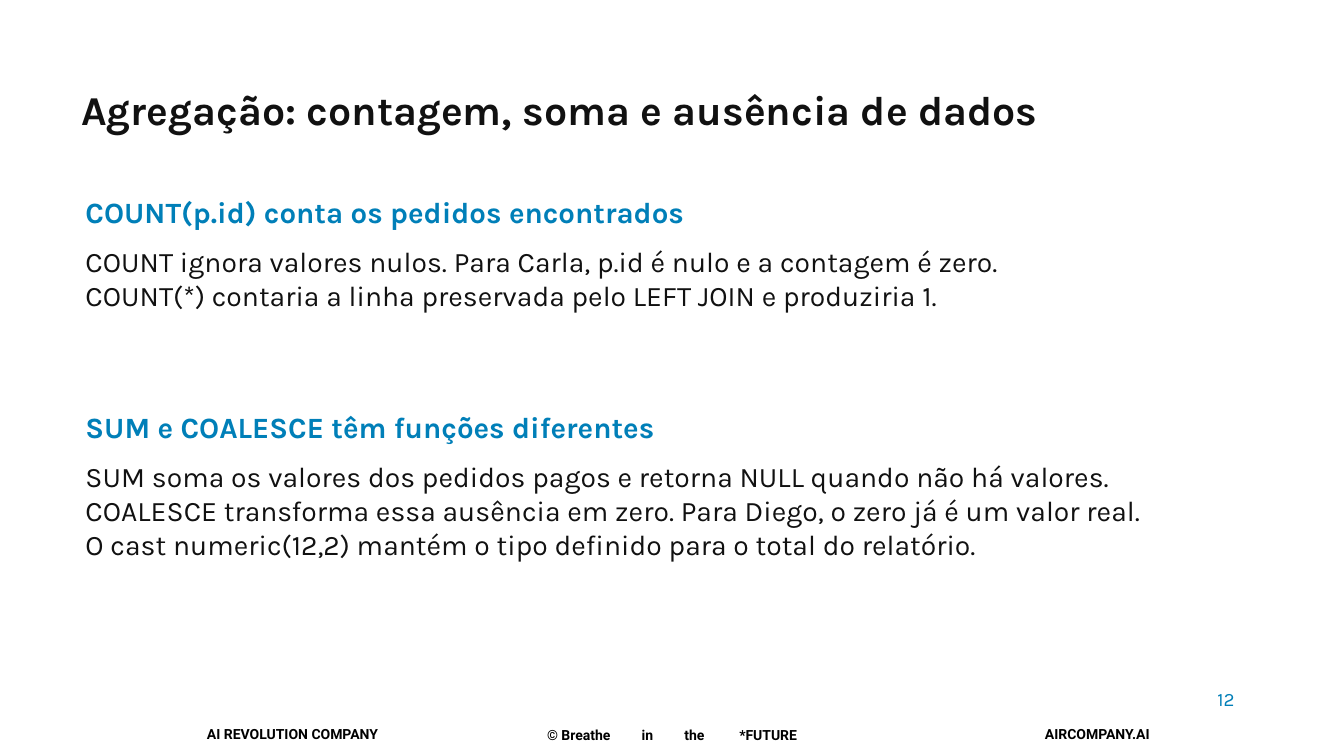
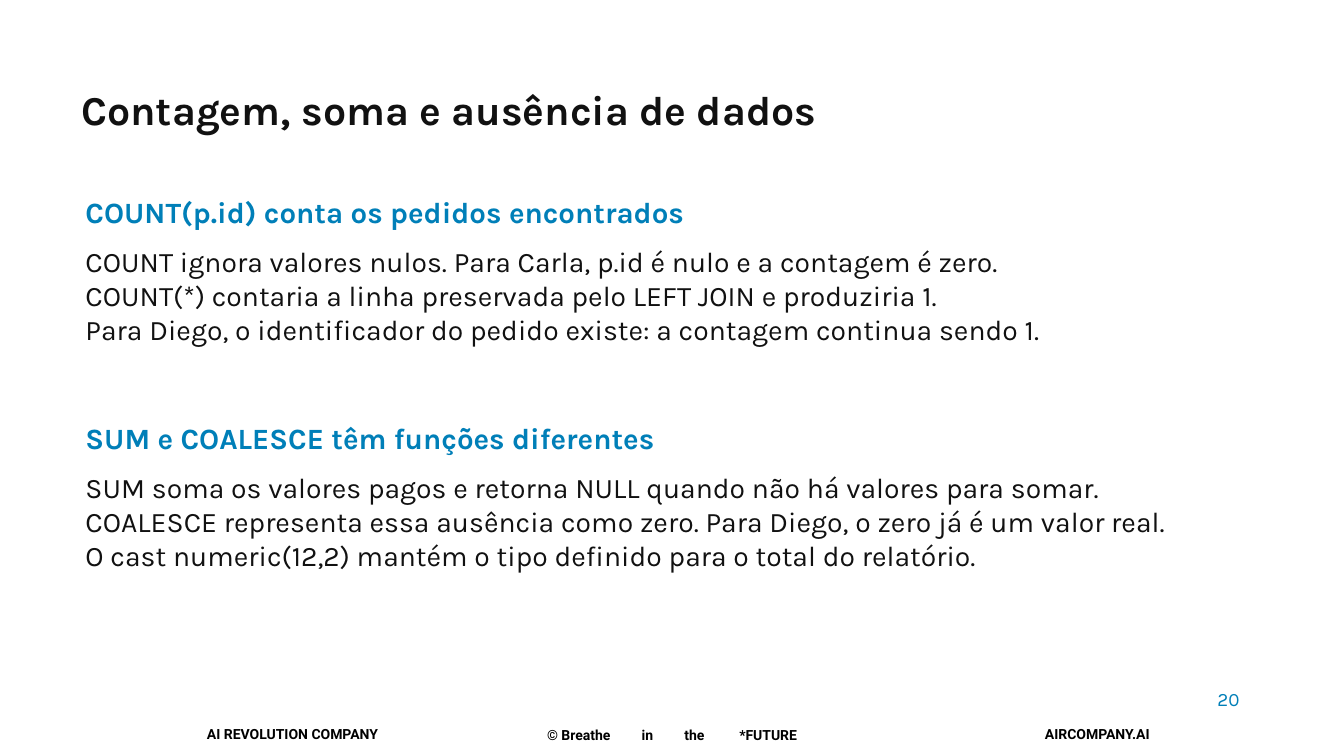
Before and after one commit to pedropalmieri/workshop4-pr-sql-ia, a slide deck: slide 20 of materiais/Workshop4-19nov2026.pptx (slide 12 before the commit). Drawn at 1344x756 pixels with LibreOffice and Linux fonts; fonts in the diff are those of the drawing; background and template pictures are left out. Boxes give left, top, right and bottom in pixels: in the first picture for what was removed or moved away, otherwise in the second. Text is boxed around its words. In the diff, an @@ line names an element or a change of style, - is before the commit and + after.

```diff
--- a/materiais/Workshop4-19nov2026.pptx
+++ b/materiais/Workshop4-19nov2026.pptx
@@ text at [81,94,816,135]: text changed @@
-Agregação: contagem, soma e ausência de dados
+Contagem, soma e ausência de dados
@@ text at [85,320,1039,347]: paragraph added @@
+Para Diego, o identificador do pedido existe: a contagem continua sendo 1.
@@ text "SUM e COALESCE têm funções ...": place and size @@
-text "SUM e COALESCE têm funções ..." at [85,416,654,444]
+text "SUM e COALESCE têm funções ..." at [85,427,654,455]
@@ text "SUM soma os valores pagos ...": place and size @@
-text "SUM soma os valores pagos ..." at [85,465,1139,562]
+text "SUM soma os valores pagos ..." at [85,476,1164,573]
@@ text at [85,476,1164,539]: text changed @@
-SUM soma os valores dos pedidos pagos e retorna NULL quando não há valores.
-COALESCE transforma essa ausência em zero. Para Diego, o zero já é um valor real.
+SUM soma os valores pagos e retorna NULL quando não há valores para somar.
+COALESCE representa essa ausência como zero. Para Diego, o zero já é um valor real.
@@ text at [1217,694,1239,706]: text changed @@
-12
+20
```
Also in this commit, not shown: 16 other slides changed, 7 slides added, 6 slides removed, 4 other files.
